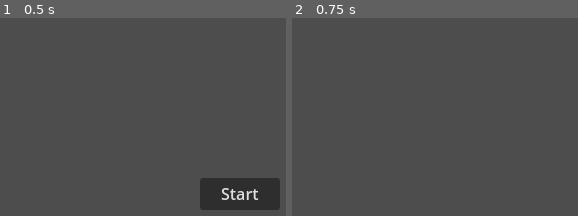
Above: before the commit, frames 1-2 (left to right).
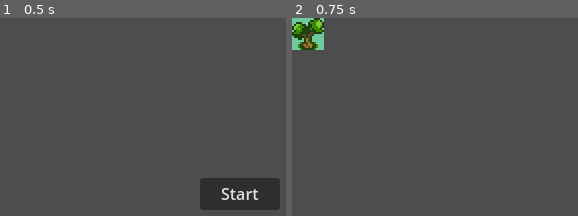
Above: after the commit, the same moments.

Repository: spriteQi/poke-dream
Game: Godot game, scene res://Scenes/main.tscn
Same seed, same stepped clock (60 frames per second), same inputs: the game is played once before the commit and once after it.
Inputs:
- Up to frame 1 (0.5 s): no input
- Up to frame 2 (0.75 s): click "Start" at 0.5 s

Frame 1 is identical in both runs. In frame 2, 1.8% of the frame differs, in the area x 0-12%, y 0-17%.
Error before the commit: Invalid access to property or key '1' on a base object of type 'Dictionary'. (res://Scripts/Parent/map_render.gd:27)

Commit message:
完成通用tile绘制方法

Diff:
--- a/Scenes/game.tscn
+++ b/Scenes/game.tscn
@@ -1,10 +1,13 @@
-[gd_scene load_steps=3 format=4 uid="uid://gtknlq28eyc0"]
+[gd_scene load_steps=4 format=4 uid="uid://gtknlq28eyc0"]
 
 [ext_resource type="Script" uid="uid://b17nxd2sc5pns" path="res://Scripts/Mount/Game/game.gd" id="1_ebmjs"]
 [ext_resource type="Script" uid="uid://d2odlk3ro2igt" path="res://Scripts/Mount/Game/floor.gd" id="2_qxrlw"]
+[ext_resource type="Script" uid="uid://buohjsornid0" path="res://Scripts/Mount/Game/lawn.gd" id="3_wrm1d"]
 
 [node name="Game" type="Node2D"]
 script = ExtResource("1_ebmjs")
+
+[node name="SelfPlayer" type="AnimatedSprite2D" parent="."]
 
 [node name="Floor" type="TileMapLayer" parent="."]
 tile_map_data = PackedByteArray("AAAAAAAAAAAAAAAAAAAAAAEAAAAAAAEAAAAAAAIAAAAAAAIAAAAAAAMAAAAAAAMAAAAAAAQAAAAAAAQAAAAAAA …(560 unchanged characters)…
@@ -12,8 +15,8 @@
 script = ExtResource("2_qxrlw")
 
 [node name="Lawn" type="TileMapLayer" parent="."]
-visible = false
 collision_enabled = false
+script = ExtResource("3_wrm1d")
 
 [node name="Build" type="TileMapLayer" parent="."]
 visible = false
--- a/Scripts/Mount/Game/floor.gd
+++ b/Scripts/Mount/Game/floor.gd
@@ -1,34 +1,11 @@
-# 渲染草地节点，继承自MapRender包含一些TileMapLayer动态加载的公共方法
+# 渲染底板节点，继承自MapRender包含一些TileMapLayer动态加载的公共方法
 extends MapRender
 
-func init(test: String) -> void:
+func draw_layer(test: String) -> void:
 	print(test)
 	clear()
-	draw_tile(Vector2(0,0),1,1)
-	#var tiles: TileSet = TileSet.new()
-	#var source_id = load_source(1)
-	#if source_id >= 0:
-		#set_tile_set(tiles)
-		#set_tile_set(tiles)
-		## 填充地图
-		#fill_map_with_tiles(source_id)
-	#else:
-		#pass	# TODO:UI显示错误提示
-
-func fill_map_with_tiles(source_id: int):
-	# 清除当前图层
-	clear()
-	# 获取源信息以确定有多少瓦片可用
-	var source = tile_set.get_source(source_id) as TileSetAtlasSource
-	if source:
-		var texture_size = source.texture.get_size()
-		var tile_size = source.texture_region_size
-		var tiles_x: int = texture_size.x / tile_size.x
-		var tiles_y: int = texture_size.y / tile_size.y
-		print("填充地图，可用瓦片: ", tiles_x, " x ", tiles_y)
-		# 填充地图
-		for x in range(tiles_x):
-			for y in range(tiles_y):
-				set_cell(Vector2i(x, y), source_id, Vector2i(x % tiles_x, y % tiles_y))
-	else:
-		printerr("错误: 找不到源ID", source_id)
+	#for x in range(8):
+		#for y in range(32):
+			#draw_tile(x, y, 1, y * 8 + x)
+			#draw_tile(x + 8, y, 2, y * 8 + x)
+	draw_tile(0, 0, 1, 0)
--- a/Scripts/Mount/Game/game.gd
+++ b/Scripts/Mount/Game/game.gd
@@ -6,5 +6,6 @@
 #signal init_build
 
 func _ready() -> void:
-	init_floor.connect($Floor.init)
-	init_floor.emit("6")
+	init_floor.connect($Floor.draw_layer)
+	init_floor.connect($Lawn.draw_layer)
+	init_floor.emit("-")
--- /dev/null
+++ b/Scripts/Mount/Game/lawn.gd
@@ -0,0 +1,8 @@
+# 渲染草地节点，继承自MapRender包含一些TileMapLayer动态加载的公共方法
+extends MapRender
+
+func draw_layer(test: String) -> void:
+	print(test)
+	clear()
+
+	draw_tile(0, 0, 1, 9)
--- a/Scripts/Parent/map_render.gd
+++ b/Scripts/Parent/map_render.gd
@@ -3,11 +3,11 @@
 class_name MapRender
 
 const IMAGE_PATH = "res://Assets/Tile/Map/"	# 地图tile的资源路径
-static var tiles: TileSet
+static var tiles: TileSet = TileSet.new()	# 设置为静态可以让所有的渲染图层共享同一个TileSet
 static var source_temp = Dictionary()	# ｛source_code: ｛source_id， x_len, y_len｝"｝
 
 func _init() -> void:
-	set_tile_set(tiles)
+	set_tile_set(tiles)	# TileMapLayer节点TileSet属性的setter方法
 
 # 加载资源，子类不需要直接调用该方法，会由draw_tile方法调用
 # source_code是资源的文件编号（文件名），加载后会生成source_id
@@ -18,13 +18,16 @@
 	# 加载纹理
 	var texture: Resource = load(IMAGE_PATH + str(source_code) + ".png")
 	if texture == null:
-		printerr("错误: 未读取到纹理", source_code)
+		printerr("错误: 未读取到纹理:", source_code)
 		return -1
+	# 处理纹理底色（将底色视为透明），如果你的资源文件已经处理好了透明则不需要
+	var image: Image = texture.get_image()
+	transparent_conversion(image, Color(0, 0, 0))  # 将黑色设为透明
+	texture = ImageTexture.create_from_image(image)
 	# 创建新的图块源
-	tiles = TileSet.new()
 	var source_id = tiles.get_next_source_id()
 	var tile_map_source = TileSetAtlasSource.new()
-	source_temp[source_code]["source_id"] = source_id	# 缓存信息
+	source_temp[source_code] = {"source_id": source_id}	# 缓存信息
 	# 设置纹理
 	tile_map_source.texture = texture
 	var tile_pixel = Init.TILE_PIXEL
@@ -47,14 +50,33 @@
 	print("成功创建 ", tiles_x * tiles_y, " 个瓦片，源ID: ", source_id)
 	return source_id
 
-# 绘制tile方法，会调用load_source加载资源，tile_serial为tile块序号，从左至右从上至下，从0开始
-func draw_tile(draw_pos: Vector2, source_code: int, tile_serial: int) -> void:
+# 绘制tile方法，会调用load_source加载资源
+# tile_serial为tile块序号，从左至右从上至下，从0开始
+func draw_tile(draw_pos_x: int, draw_pos_y: int, source_code: int, tile_serial: int) -> void:
 	var source_id = load_source(source_code)
-	var source = tile_set.get_source(source_id) as TileSetAtlasSource
+	var source = tiles.get_source(source_id) as TileSetAtlasSource
 	if source:
-		# 绘制对应tile，这里没有检查是否越界，但是越界应该不会报错
-		var tile_pos_y: int = int(tile_serial % source_temp[source_code]["x_len"])
-		var tile_pos_x: int = int(tile_serial / source_temp[source_code]["x_len"])
-		set_cell(Vector2i(draw_pos), source_id, Vector2i(tile_pos_x, tile_pos_y))
+		# 绘制对应tile，这里没有检查是否越界，因为越界不会报错
+		var x_len = source_temp[source_code]["x_len"]
+		var tile_pos_y: int = int(tile_serial % x_len)
+		var tile_pos_x: int = int(tile_serial / x_len)
+		#print("tile_pos_x:", tile_pos_x, " tile_pos_y:", tile_pos_y)
+		var draw_pos = Vector2i(draw_pos_x, draw_pos_y)
+		set_cell(draw_pos, source_id, Vector2i(tile_pos_y, tile_pos_x))	# 参数三atlas_coords是Vector2i(水平, 垂直)
 	else:
 		printerr("错误: 找不到源ID", source_id)
+
+# 将纹理的指定颜色视为底色，转换成透明色
+func transparent_conversion(image: Image, transparent_color: Color) -> Image:
+	# 检查并更改图像格式为RGBA8以支持alpha通道
+	if image.get_format() != Image.FORMAT_RGBA8:
+		image.convert(Image.FORMAT_RGBA8)
+	image.decompress()
+	# 遍历像素转换指定transparent_color为透明
+	for x in range(image.get_width()):
+		for y in range(image.get_height()):
+			var color = image.get_pixel(x, y)
+			if color.is_equal_approx(transparent_color):
+				color.a = 0
+				image.set_pixel(x, y, color)
+	return image
Binary file added: Assets/Tile/Player/1.png
Not shown, added: Assets/Tile/Player/1.png.import
Not shown, added: Scripts/Mount/Game/lawn.gd.uid
